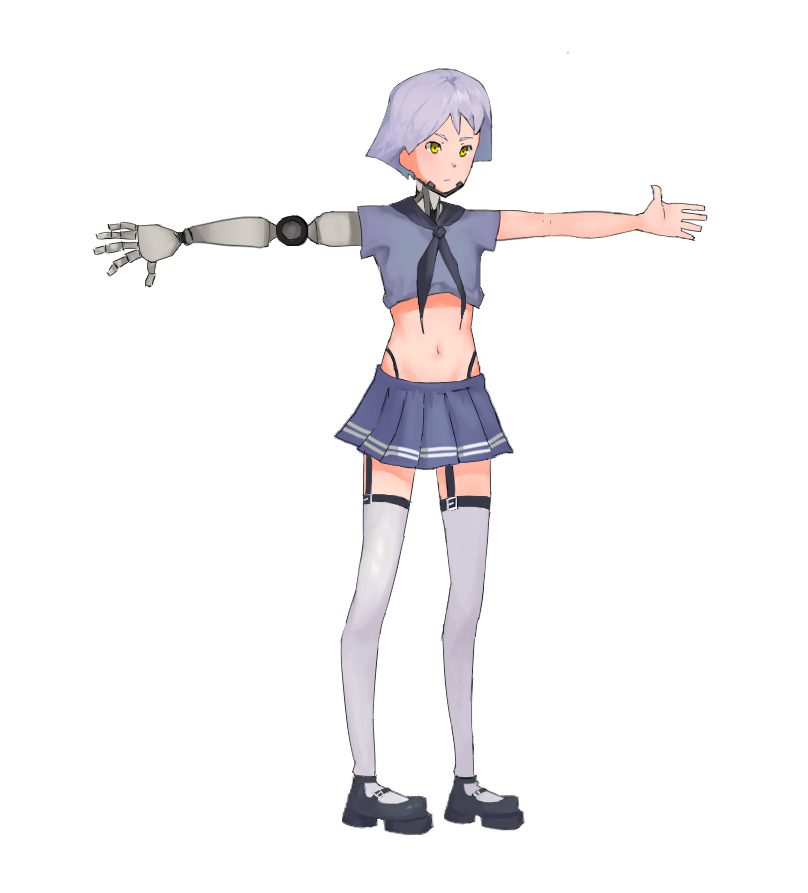
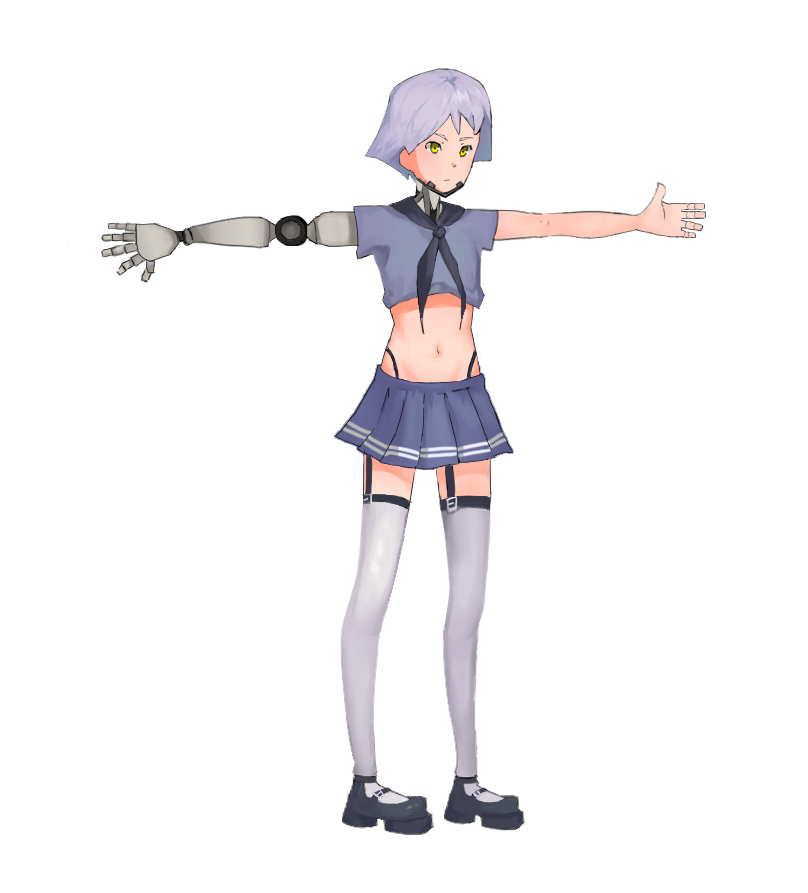
Layered file, before and after one edit (808 x 893). Changes by layer:
moved "upper arm left" above "forearm left", painted on it over [274, 205, 393, 260]
moved "forearm left" above "hand left" over [181, 215, 309, 247]
moved "hand left" above "finger 1(1) left", painted on it over [67, 215, 192, 288]
added layer "finger 1(1) left" above "finger 1(2) left" over [145, 255, 157, 275]
added layer "finger 1(2) left" above "finger 2(1) left" over [140, 264, 154, 283]
added layer "finger 2(1) left" above "finger 2(2) left" over [129, 250, 152, 274]
added layer "finger 2(2) left" above "finger 2(3) left" over [121, 256, 140, 272]
added layer "finger 2(3) left" above "finger 3(1) left" over [116, 260, 130, 276]
added layer "finger 3(1) left" above "finger 3(2) left" over [123, 242, 143, 256]
added layer "finger 3(2) left" above "finger 3(3) left" over [109, 243, 129, 258]
added layer "finger 4(1) left" above "finger 4(2) left" over [122, 232, 145, 245]
added layer "finger 4(3) left" above "finger 5(!) left" over [101, 233, 128, 243]
added layer "finger 5(!) left" above "finger 5(2) left" over [123, 221, 143, 234]
painted on "hair 2" over [365, 99, 417, 184]
painted on "hair 3" over [365, 140, 416, 181]
painted on "body" over [356, 51, 569, 309]
painted on "thigh left" over [343, 499, 410, 637]
painted on "shin left" over [340, 608, 381, 796]
painted on "thigh right" over [439, 496, 491, 641]
painted on "shin right" over [440, 606, 485, 791]
painted on "upper arm right" over [462, 207, 552, 255]
painted on "forearm right" over [630, 213, 644, 232]
added layer "finger 1(1) right" above "finger 2(3) right" over [652, 181, 667, 205]
painted on "hand right" over [630, 184, 708, 241]
…and 17 more changes (16 added, 1 painted)
